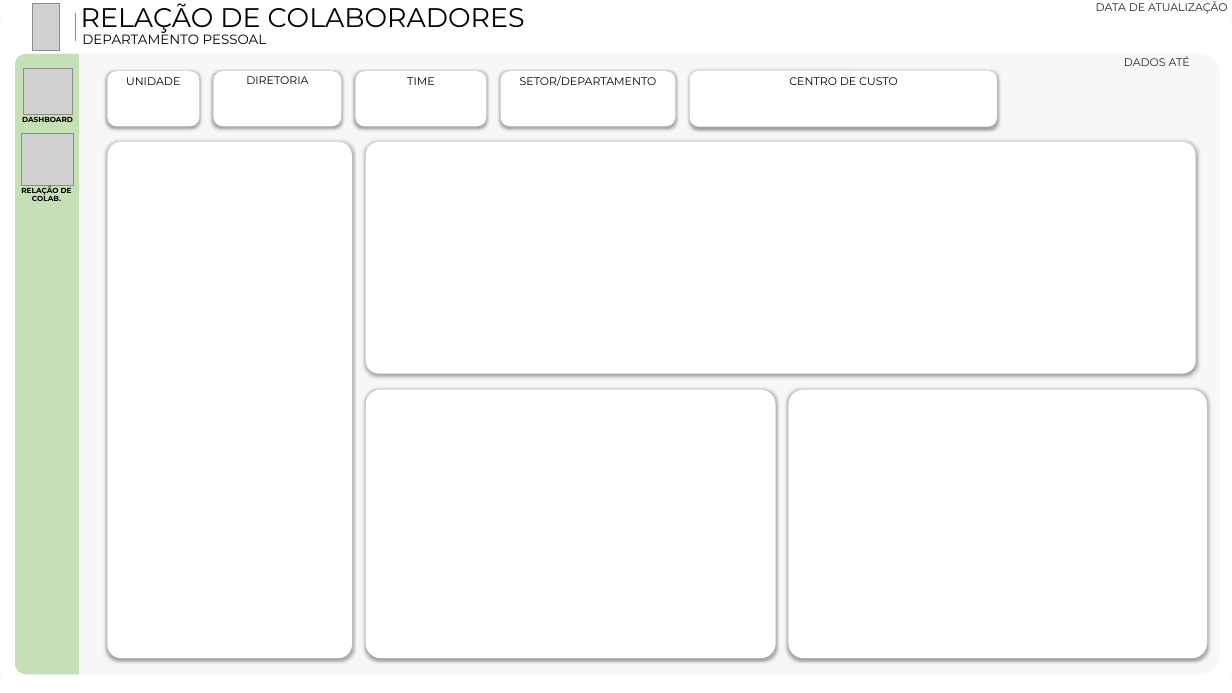
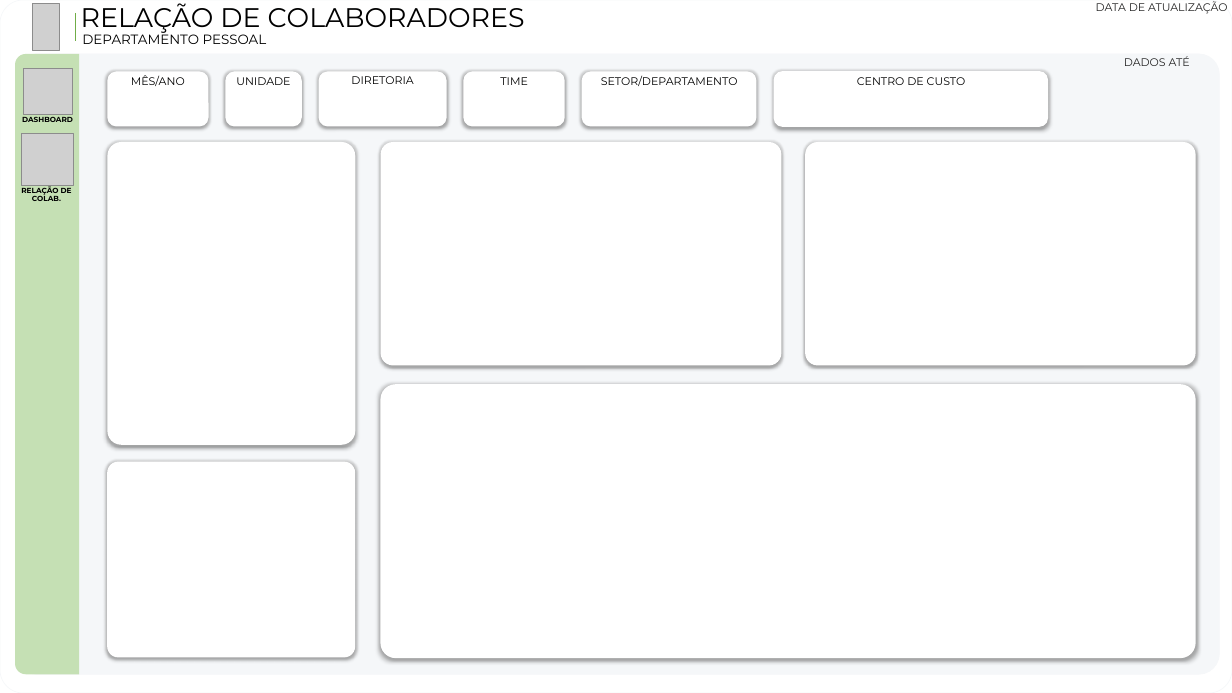
Before and after one commit to Dangelo-dev/DASHBOARD-DP, a slide deck: slide 2 of Background/Background base.pptx. Drawn at 1232x693 pixels with LibreOffice and Linux fonts; fonts in the diff are those of the drawing; grey boxes stand for pictures. Boxes give left, top, right and bottom in pixels: in the first picture for what was removed or moved away, otherwise in the second. Text is boxed around its words. In the diff, an @@ line names an element or a change of style, - is before the commit and + after.

Commit message:
Adicionado novo gráfico de colaboradores por setor-departamento. Tratado erros de campos nulos no BancoHoras. Remodelado layout da página de Colaboradores

```diff
--- a/Background/Background base.pptx
+++ b/Background/Background base.pptx
@@ rounded rectangle added at [107,71,209,126], fill #FFFFFF @@
@@ text added at [131,75,185,86], 18 pt, text #000000 @@
+MÊS/ANO
@@ text "UNIDADE": place and size @@
-text "UNIDADE" at [126,77,180,85]
+text "UNIDADE" at [236,77,290,85]
@@ rounded rectangle: place and size @@
-rounded rectangle at [107,71,199,126]
+rounded rectangle at [225,71,302,126]
@@ text "DIRETORIA": place and size @@
-text "DIRETORIA" at [246,76,308,84]
+text "DIRETORIA" at [351,76,413,84]
@@ rounded rectangle: place and size @@
-rounded rectangle at [213,71,341,126]
+rounded rectangle at [319,71,447,126]
@@ text "TIME": place and size @@
-text "TIME" at [407,77,434,85]
+text "TIME" at [500,77,527,85]
@@ rounded rectangle: place and size @@
-rounded rectangle at [355,71,486,126]
+rounded rectangle at [463,71,565,126]
@@ text "SETOR/DEPARTAMENTO": place and size @@
-text "SETOR/DEPARTAMENTO" at [520,75,657,86]
+text "SETOR/DEPARTAMENTO" at [601,76,738,86]
@@ rounded rectangle: place and size @@
-rounded rectangle at [500,71,675,126]
+rounded rectangle at [582,71,756,126]
@@ text "CENTRO DE CUSTO": place and size @@
-text "CENTRO DE CUSTO" at [789,77,898,85]
+text "CENTRO DE CUSTO" at [857,77,966,85]
@@ rounded rectangle: place and size @@
-rounded rectangle at [689,71,997,127]
+rounded rectangle at [774,71,1048,127]
@@ rounded rectangle: place and size @@
-rounded rectangle at [107,142,352,658]
+rounded rectangle at [107,142,355,445]
@@ rounded rectangle: place and size @@
-rounded rectangle at [788,389,1206,658]
+rounded rectangle at [381,142,781,366]
@@ rounded rectangle: place and size @@
-rounded rectangle at [366,142,1195,374]
+rounded rectangle at [805,142,1195,366]
@@ rounded rectangle: place and size @@
-rounded rectangle at [366,389,776,658]
+rounded rectangle at [380,384,1195,658]
@@ rounded rectangle added at [107,462,355,657], fill #FFFFFF @@
```
Also in this commit, not shown: 54 other files.
